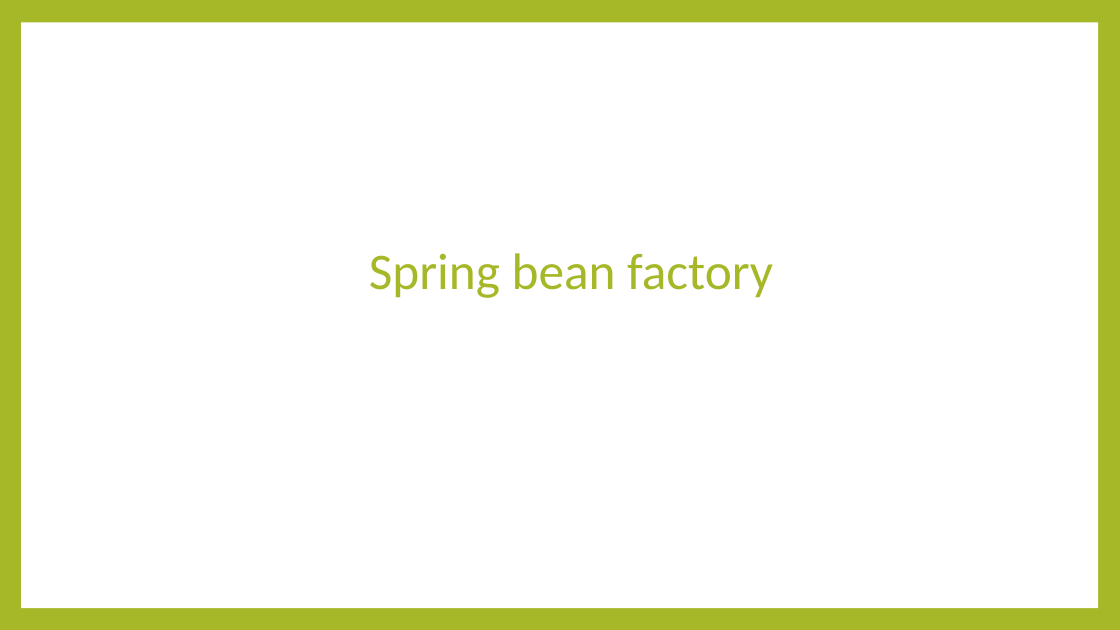
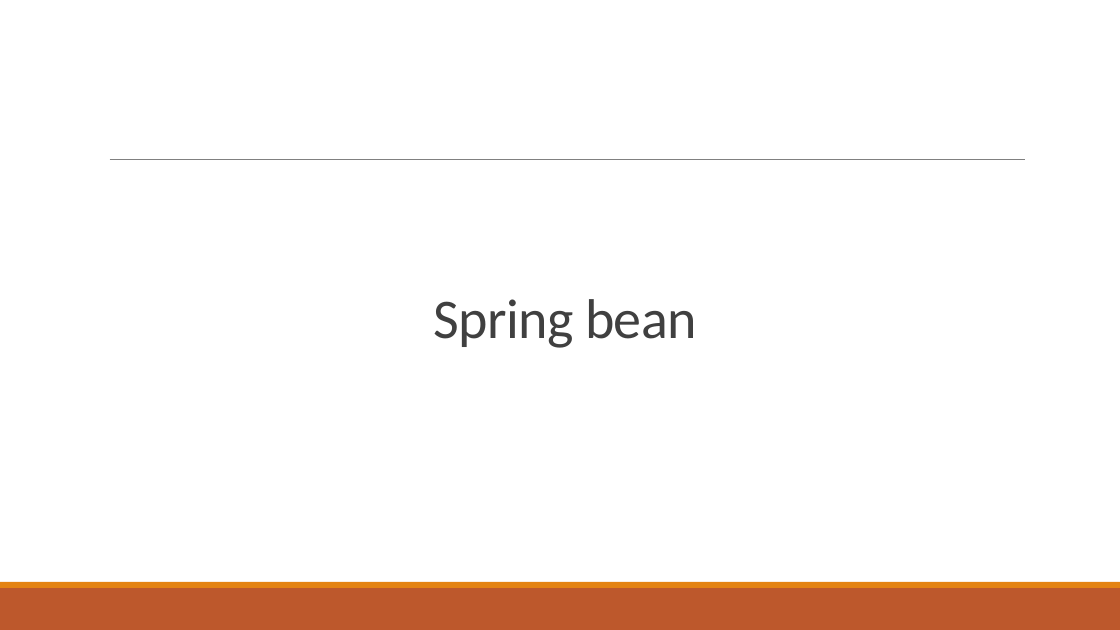
Before and after one commit to minhcnrs/JAVA_Course_Spring_Training, a slide deck: slide 32 of course/Spring-Day2.pptx. Drawn at 1120x630 pixels with LibreOffice and Linux fonts; fonts in the diff are those of the drawing. Boxes give left, top, right and bottom in pixels: in the first picture for what was removed or moved away, otherwise in the second. Text is boxed around its words. In the diff, an @@ line names an element or a change of style, - is before the commit and + after.

```diff
--- a/course/Spring-Day2.pptx
+++ b/course/Spring-Day2.pptx
@@ background #A6B727 to #FFFFFF @@
@@ rectangle removed at (21, 23, 1098, 608) @@
@@ line added from (110, 160) to (1026, 160), #808080 0.5 pt @@
@@ title "Spring bean" at (433, 299, 697, 348): vertical alignment middle to bottom @@
@@ title at (433, 299, 697, 348): text changed; size 44 to 48 pt; text colour #A6B727 to #404040 @@
-Spring bean factory
+Spring bean
@@ rectangle added at (0, 588, 1120, 630), fill #BD582C @@
@@ rectangle added at (0, 582, 1120, 588), fill #E48312 @@
```
Also in this commit, not shown: 57 other slides changed, 3 slides added, 2 slides removed, 23 other files.
